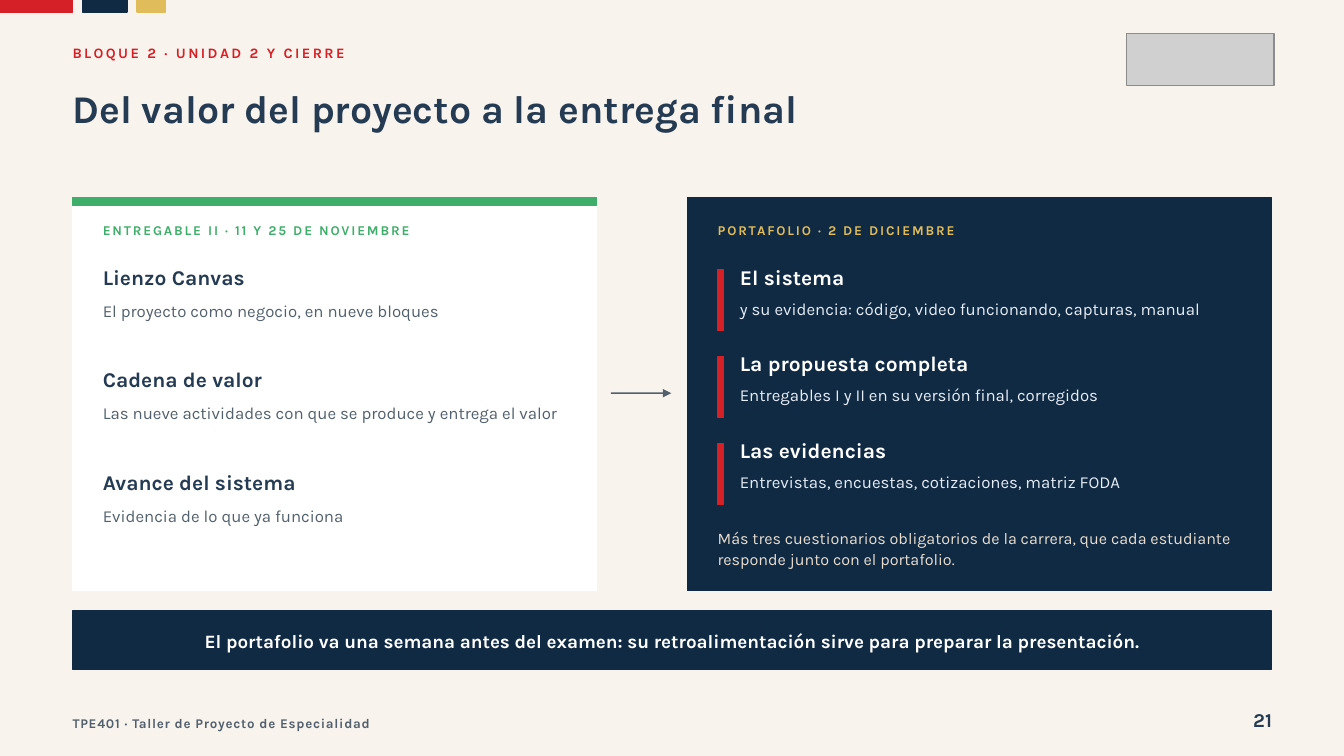
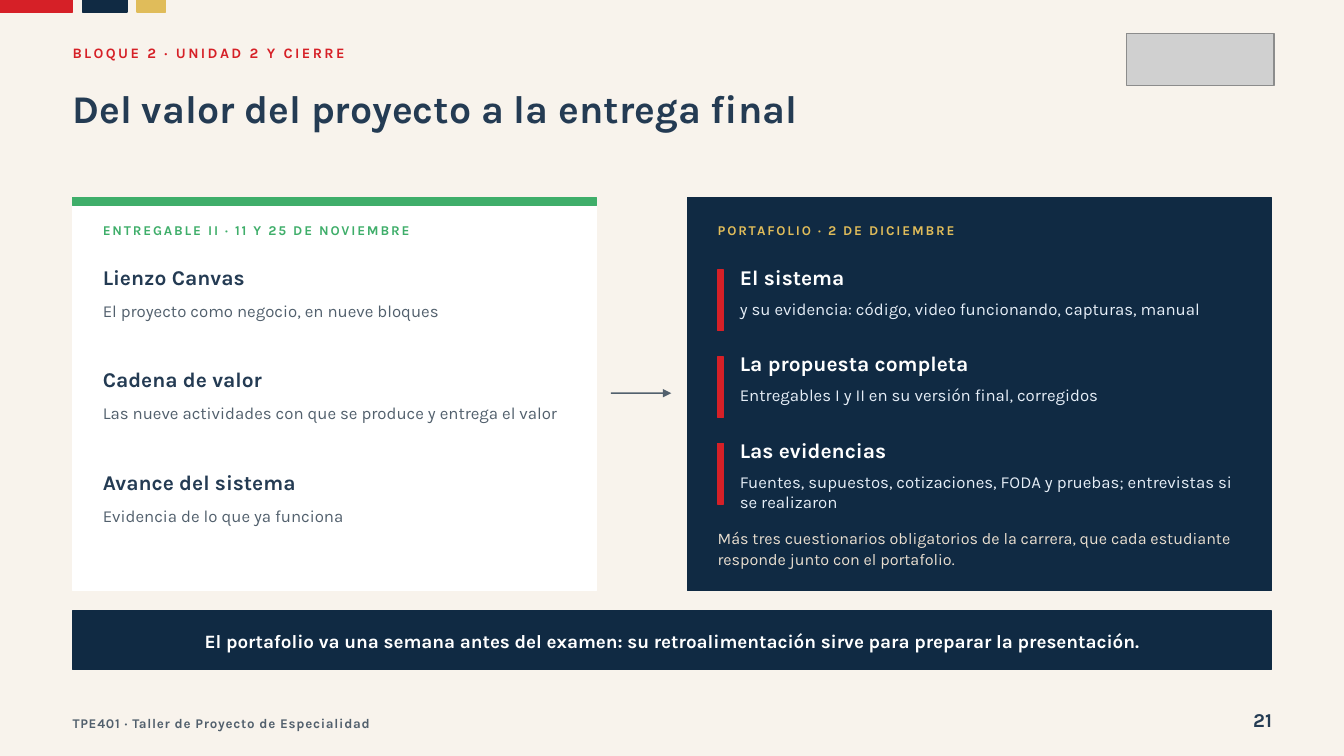
Before and after one commit to Dieg0Code/tpe401-taller-de-proyecto-de-especialidad, a slide deck: slide 21 of clases/semana-01/01/ppt/Clase-01-Un-Software-Para-Alguien-Real.pptx. Drawn at 1344x756 pixels with LibreOffice and Linux fonts; fonts in the diff are those of the drawing; grey boxes stand for pictures. Boxes give left, top, right and bottom in pixels: in the first picture for what was removed or moved away, otherwise in the second. Text is boxed around its words. In the diff, an @@ line names an element or a change of style, - is before the commit and + after.

Commit message:
Permitir avances con supuestos y agregar demo e infografía del módulo

```diff
--- a/clases/semana-01/01/ppt/Clase-01-Un-Software-Para-Alguien-Real.pptx
+++ b/clases/semana-01/01/ppt/Clase-01-Un-Software-Para-Alguien-Real.pptx
@@ text at (740, 476, 1232, 508): text changed @@
-Entrevistas, encuestas, cotizaciones, matriz FODA
+Fuentes, supuestos, cotizaciones, FODA y pruebas; entrevistas si se realizaron
```
Also in this commit, not shown: 4 other slides changed, 1 slide added, 19 other files.
